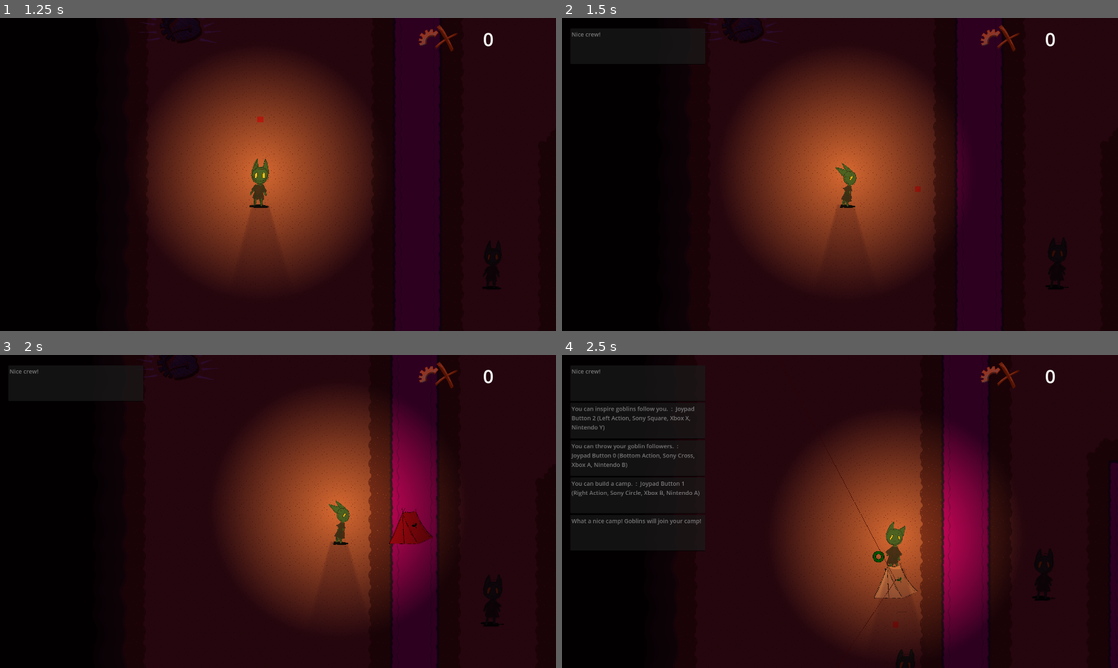
Above: before the commit, frames 1-4 (two rows, left to right).
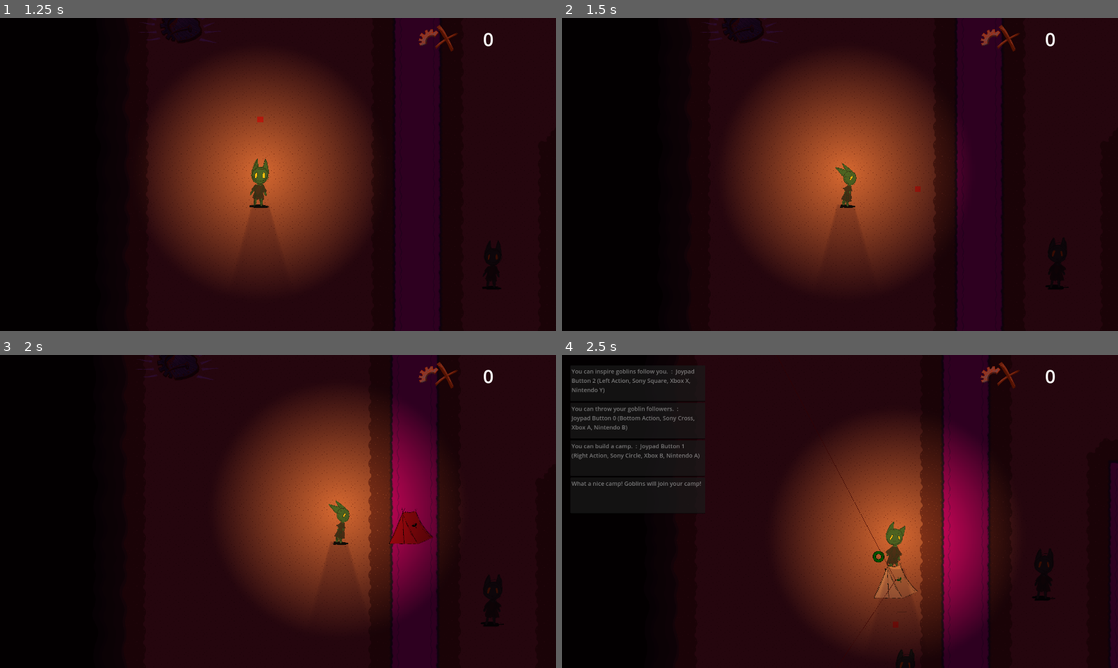
Above: after the commit, the same moments.

Repository: loteque/GoblinGame
Game: Godot game, scene res://main.tscn
Two runs of this game, one before a commit and one after it. Both use one fixed random seed, a clock stepped at 60 frames per second and the inputs below.
Inputs (mouse positions are in pixels of both pictures, inside the frame that each line leads up to):
- Up to frame 1 (1.25 s): click "Play" at 0.5 s
- Up to frame 2 (1.5 s): move the mouse to (962, 158) at 1.27 s; hold D (right) from 1.28 s (still down); hold Shift (call) from 1.28 s (still down); click (962, 158) at 1.42 s
- Up to frame 3 (2 s): keep holding D (right); keep holding Shift (call); tap G (place) at 1.55 s
- Up to frame 4 (2.5 s): move the mouse to (728, 527) at 2.02 s; release D (right) at 2.03 s; release Shift (call) at 2.03 s; hold S (down) from 2.03 s (still down); tap G (place) at 2.1 s; tap Space (throw) at 2.3 s

Frame 1 is identical in both runs. In frame 2, less than 0.1% of the frame differs, in the area x 1-7%, y 4-6%; in frame 3, less than 0.1%; in frame 4, 1.5%, in the area x 1-26%, y 4-63%.

Commit message:
Pull tutorial out of player

Diff:
--- a/project/PlayerCharacter.gd
+++ b/project/PlayerCharacter.gd
@@ -14,41 +14,22 @@
 @export var game_manager: GameManager
 @export var sfx_manager: SfxManager
 
-@export var tutorial_manager: TutorialManager
 @export var g_p_messages_cont: VBoxContainer
 @export var throw_component: Node
-var is_tutorial_section_active: bool = false
-var tut_conn: TutorialManager.TutorialConnector
 
 var base_placer = BasePlacer.new(1)
 var selected: Node2D
 
 signal called_goblins()
 signal died
+signal built_base
+signal lead_goblin
+signal threw_goblin
 
 func _ready():
     base_placer.game_manager = game_manager
     died.connect(_on_died)
 
-    # tutorial: play tutorial when player loads
-    tut_conn = TutorialManager.TutorialConnector.new(tutorial_manager, self, g_p_messages_cont)
-    if tut_conn.connected():
-        await get_tree().create_timer(2).timeout
-        tut_conn.manager.prompter_ready.emit(
-            tut_conn.manager.Section.INSPIRE_PROMPT,
-            tut_conn,
-            "call"
-        )
-        tut_conn.manager.prompter_ready.emit(
-            tut_conn.manager.Section.THROW_PROMPT,
-            tut_conn,
-            "throw"
-        )
-        tut_conn.manager.prompter_ready.emit(
-            tut_conn.manager.Section.BUILD_PROMPT,
-            tut_conn,
-            "place"
-        )
 
 func _on_died():
     game_manager.game_over.emit(GameManager.GameResult.LOSE)
@@ -93,14 +74,7 @@
     if event.is_action_pressed("place"):
         if base_placer.is_previewing() and base_placer.can_be_placed:
             base_placer.place(get_parent(), throw_target.global_transform.origin)
-                    # tutorial
-            if tut_conn.connected():
-                if tut_conn.manager.is_tutorial_active():
-                    tut_conn.manager.section_success.emit(
-                        tut_conn.manager.Section.BUILD_PROMPT,
-                        tut_conn.manager.Section.BUILD_RESPONSE,
-                        tut_conn
-                    )
+            built_base.emit()
         else:
             base_placer.preview(throw_target)
 
--- a/project/goblin_call_area.gd
+++ b/project/goblin_call_area.gd
@@ -50,15 +50,9 @@
     var allied_goblins = goblins.filter(func(node: Actor): return node.team == leader.team) as Array[Actor]
     if len(allied_goblins) > 0:
         lead(allied_goblins)
+        leader.lead_goblin.emit()
 
-    # tutorial
-    if leader.tut_conn.connected():
-        if leader.tut_conn.manager.is_tutorial_active():
-            leader.tut_conn.manager.section_success.emit(
-                leader.tut_conn.manager.Section.INSPIRE_PROMPT,
-                leader.tut_conn.manager.Section.INSPIRE_RESPONSE,
-                leader.tut_conn
-            )
+
 
 func show_call_indicator():
     call_range_indicator_timer.start()
--- a/project/main.tscn
+++ b/project/main.tscn
@@ -657,8 +657,10 @@
 max_vol = -18
 min_vol = -60
 
-[node name="TutorialManager" type="CanvasLayer" parent="."]
+[node name="TutorialManager" type="CanvasLayer" parent="." node_paths=PackedStringArray("player", "g_p_messages_cont")]
 script = ExtResource("7_fp0kt")
+player = NodePath("../PlayerCharacter")
+g_p_messages_cont = NodePath("../LevelUI/GamePlayMessages")
 prompt_time = 3.0
 response_time = 2.0
 inspire_prompt = "You can inspire goblins follow you. "
@@ -743,10 +745,9 @@
 scale = Vector2(1, 0.3)
 texture = ExtResource("3_olnyg")
 
-[node name="PlayerCharacter" parent="." node_paths=PackedStringArray("game_manager", "tutorial_manager", "g_p_messages_cont") instance=ExtResource("1_rjx7k")]
+[node name="PlayerCharacter" parent="." node_paths=PackedStringArray("game_manager", "g_p_messages_cont") instance=ExtResource("1_rjx7k")]
 position = Vector2(449, 533)
 game_manager = NodePath("../GameManager")
-tutorial_manager = NodePath("../TutorialManager")
 g_p_messages_cont = NodePath("../LevelUI/GamePlayMessages")
 
 [node name="Camera2D" type="Camera2D" parent="PlayerCharacter"]
--- a/project/src/character/components/throw_goblin_component.gd
+++ b/project/src/character/components/throw_goblin_component.gd
@@ -20,17 +20,7 @@
         return
     var goblin = select_goblin()
     throw_goblin(goblin)
-
-    # tutorial
-    if player.tut_conn.connected():
-        if player.tut_conn.manager.is_tutorial_active():
-            player.tut_conn.manager.section_success.emit(
-                player.tut_conn.manager.Section.THROW_PROMPT,
-                player.tut_conn.manager.Section.THROW_RESPONSE,
-                player.tut_conn
-            )
-
-
+    player.threw_goblin.emit()
 
 func _process(_delta):
     if Input.is_action_just_pressed("throw"):
--- a/project/tutorial_manager/TutorialManager.gd
+++ b/project/tutorial_manager/TutorialManager.gd
@@ -1,9 +1,13 @@
 class_name TutorialManager extends CanvasLayer
+
+@export var player: CharacterBody2D
+@export var g_p_messages_cont: VBoxContainer
 
 @export_category("Panel Fade Times")
 @export var prompt_time: float
 @export var response_time: float
 
+@onready var tut_conn: TutorialManager.TutorialConnector = TutorialManager.TutorialConnector.new(self, player, g_p_messages_cont)
 
 class TutorialConnector:
     var manager: TutorialManager
@@ -59,7 +63,6 @@
     var active: bool = section_1 or section_2 or section_3
     return active
 
-
 var panels: Dictionary = {
     Section.INSPIRE_PROMPT: null,
     Section.INSPIRE_RESPONSE: null,
@@ -76,13 +79,11 @@
     connector.ui_connection.add_child(panel)
     panels[section] = panel
 
-
 signal prompter_ready(section: Section, connector: TutorialConnector, action_str: String)
 func _on_prompter_ready(section, connector, action_str):
 
     if !panels[section]:
         _add_panel(section, connector, action_str)
-
 
 signal section_success(section: Section, new_section: Section, connector: TutorialConnector)
 func _on_section_success(section, new_section, connector):
@@ -102,12 +103,33 @@
         panels[new_section] = null
         _deactivate_section(new_section)
 
+
+func _on_player_ready():
+    await get_tree().create_timer(2).timeout
+    tut_conn.manager.prompter_ready.emit(Section.INSPIRE_PROMPT, tut_conn, "call")
+    tut_conn.manager.prompter_ready.emit(Section.THROW_PROMPT, tut_conn, "throw")
+    tut_conn.manager.prompter_ready.emit(Section.BUILD_PROMPT, tut_conn, "place")
+
+func _on_player_lead_goblin():
+    if tut_conn.manager.is_tutorial_active():
+        tut_conn.manager.section_success.emit(Section.INSPIRE_PROMPT, Section.INSPIRE_RESPONSE, tut_conn)
+
+func _on_player_threw_goblin():
+    if tut_conn.manager.is_tutorial_active():
+        tut_conn.manager.section_success.emit(Section.THROW_PROMPT,Section.THROW_RESPONSE, tut_conn)
+
+func _on_player_built_base():
+    section_success.emit(Section.BUILD_PROMPT, Section.BUILD_RESPONSE, tut_conn)
+
 func _ready():
     prompter_ready.connect(_on_prompter_ready)
     section_success.connect(_on_section_success)
+    player.built_base.connect(_on_player_built_base)
+    player.ready.connect(_on_player_ready)
+    player.lead_goblin.connect(_on_player_lead_goblin)
+    player.threw_goblin.connect(_on_player_threw_goblin)
 
-
-enum Section{
+enum Section {
     INSPIRE_PROMPT = 10,
     INSPIRE_RESPONSE = 19,
     THROW_PROMPT = 20,
